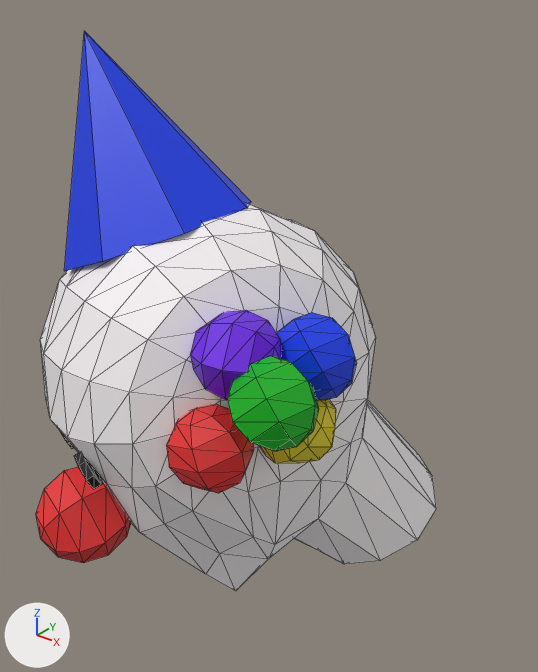
An edit to the glTF model Clownworld/assets/Character1head.glb, drawn before and after from the same camera.
One viewpoint serves both versions: a camera (50 mm lens) standing at (0.991, -1.441, 2.003) and looking at (0.133, -0.369, 1.339). Lighting does not change. The marker at lower left points along +X, +Y and +Z. Mesh edges are drawn as thin lines. Where no turn or scale is listed for an object, it has been applied to the vertices.
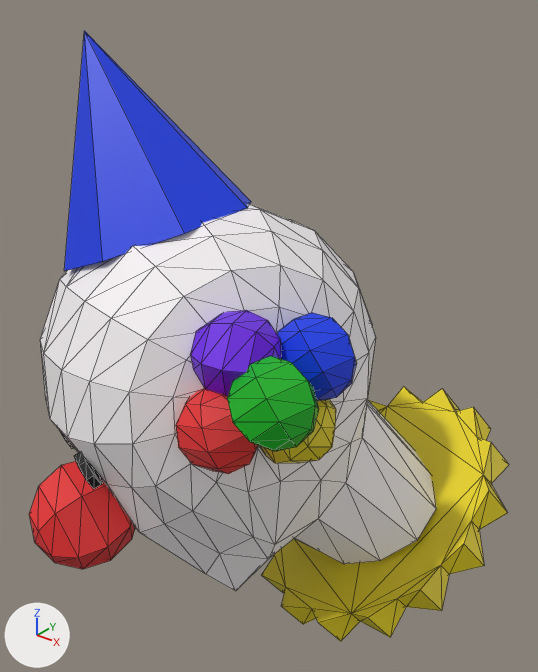
What differs and where, as boxes [x1, y1, x2, y2] in the pictures (538 x 672 px):
'Cylinder.008', added (yellow): after [262, 387, 509, 641]
'Sphere.011', rescaled (11% wider, 12% taller): before [36, 467, 131, 563]; after [29, 461, 135, 569]
'Sphere', moved: before [166, 404, 254, 493]; after [176, 388, 258, 474]

Patch to the scene script:
```diff
--- a/Clownworld/assets/Character1head.glb.py
+++ b/Clownworld/assets/Character1head.glb.py
@@ me_cylinder_008 @@
+me_cylinder_008.from_pydata(...)  # 64 vertices, 124 faces; spans x -1.0..1.0, y -1.0..1.0, z -1.0..1.0
+me_cylinder_008.materials.append(mat_yellow_001)  # yellow #e7d21c
@@ ob_sphere @@
 ob_sphere = bpy.data.objects.new('Sphere', me_sphere_003)
-ob_sphere.location = (0.272, -0.695, 1.298)
+ob_sphere.location = (0.282, -0.682, 1.334)
@@ ob_sphere_011 @@
 ob_sphere_011.rotation_euler = (1.843, 0.557, -0.179)  # degrees (106, 32, -10)
-ob_sphere_011.scale = (0.0947, 0.0947, 0.0947)
+ob_sphere_011.scale = (0.107, 0.107, 0.107)
@@ ob_cylinder_008 @@
+ob_cylinder_008 = bpy.data.objects.new('Cylinder.008', me_cylinder_008)
+ob_cylinder_008.location = (0.32, -0.211, 0.91)
+ob_cylinder_008.rotation_euler = (-0.499, 0.465, 3.141)  # degrees (-29, 27, 180)
+ob_cylinder_008.scale = (-0.311, -0.311, -0.0414)
```
